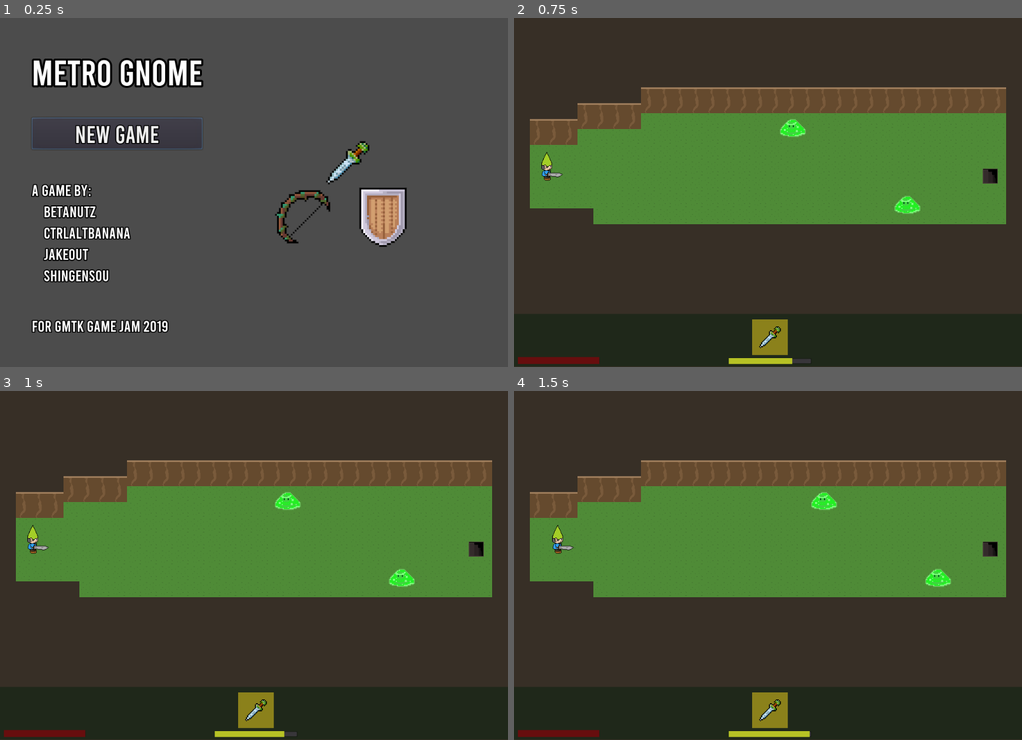
Above: before the commit, frames 1-4 (two rows, left to right).
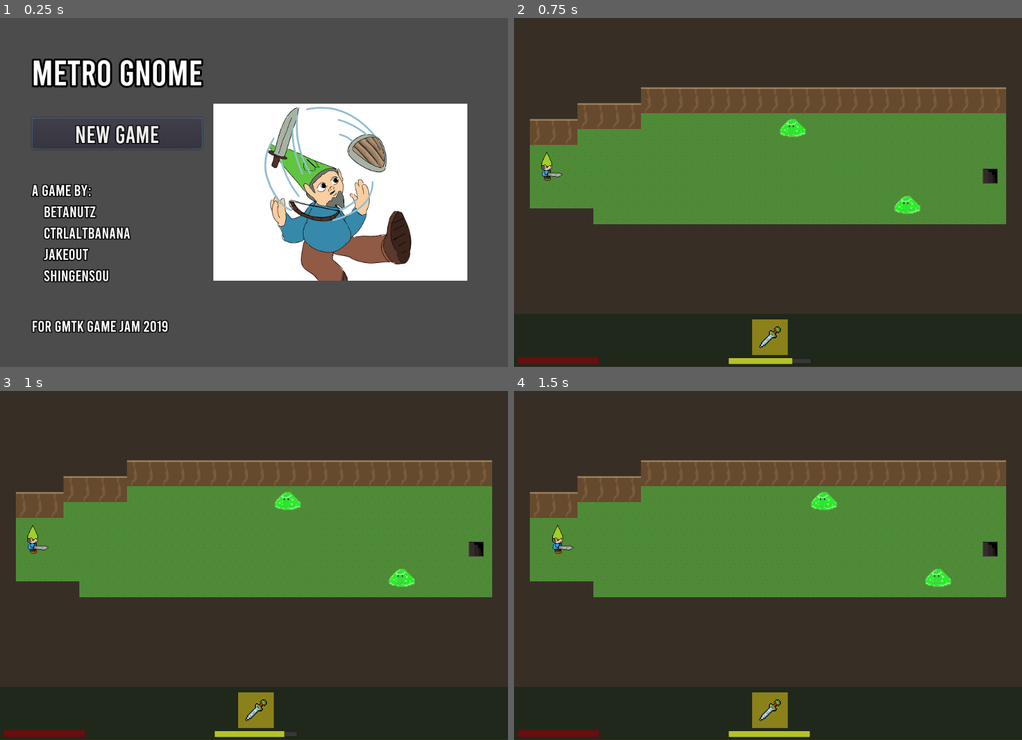
Above: after the commit, the same moments.

Repository: mfurtak/gmtk-game-jam-2019
Game: Godot game, scene res://menus/MainMenu.tscn
Two runs of this game, one before a commit and one after it. Both use one fixed random seed, a clock stepped at 60 frames per second and the inputs below. Sound files missing from this copy of the repository are replaced by a short silence.
Inputs:
- Up to frame 1 (0.25 s): no input
- Up to frame 2 (0.75 s): click "New Game" at 0.5 s
- Up to frame 3 (1 s): no input
- Up to frame 4 (1.5 s): hold Right (ui_right) from 1.28 s (still down)

The runs differ from the first frame. In frame 1, 25% of the frame differs, in the area x 42-92%, y 24-76%; in frame 2, nothing differs; in frame 3, nothing differs; in frame 4, nothing differs.

Commit message:
Add tiny gnome image

Diff:
--- a/gmtk-godot/menus/MainMenu.tscn
+++ b/gmtk-godot/menus/MainMenu.tscn
@@ -2,7 +2,7 @@
 
 [ext_resource path="res://menus/MainMenu.gd" type="Script" id=1]
 [ext_resource path="res://fonts/Bebas-Regular.otf" type="DynamicFontData" id=2]
-[ext_resource path="res://sprites/title_image.png" type="Texture" id=3]
+[ext_resource path="res://tiny_gnome.png" type="Texture" id=3]
 
 [sub_resource type="DynamicFont" id=1]
 size = 72
@@ -117,9 +117,9 @@
 size_flags_horizontal = 3
 
 [node name="GameLogo" type="TextureRect" parent="LeftRightSplit/RightSide"]
-margin_left = 114.0
-margin_top = 168.0
-margin_right = 434.0
-margin_bottom = 408.0
+margin_left = 18.0
+margin_top = 109.0
+margin_right = 530.0
+margin_bottom = 466.0
 texture = ExtResource( 3 )
 [connection signal="pressed" from="LeftRightSplit/LeftSide/MenuButtons/NewGame" to="." method="_on_NewGame_pressed"]
Binary file added: gmtk-godot/IMG_0506.jpg
Binary file added: gmtk-godot/tiny_gnome.png
Not shown, added: gmtk-godot/tiny_gnome.png.import
